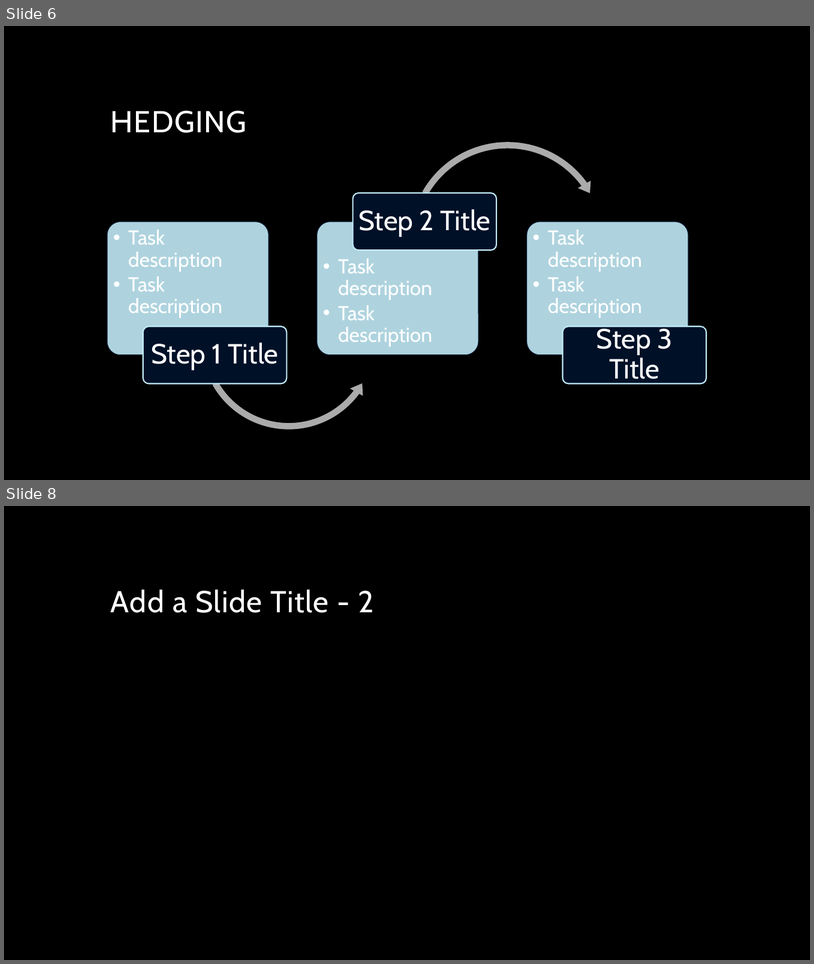
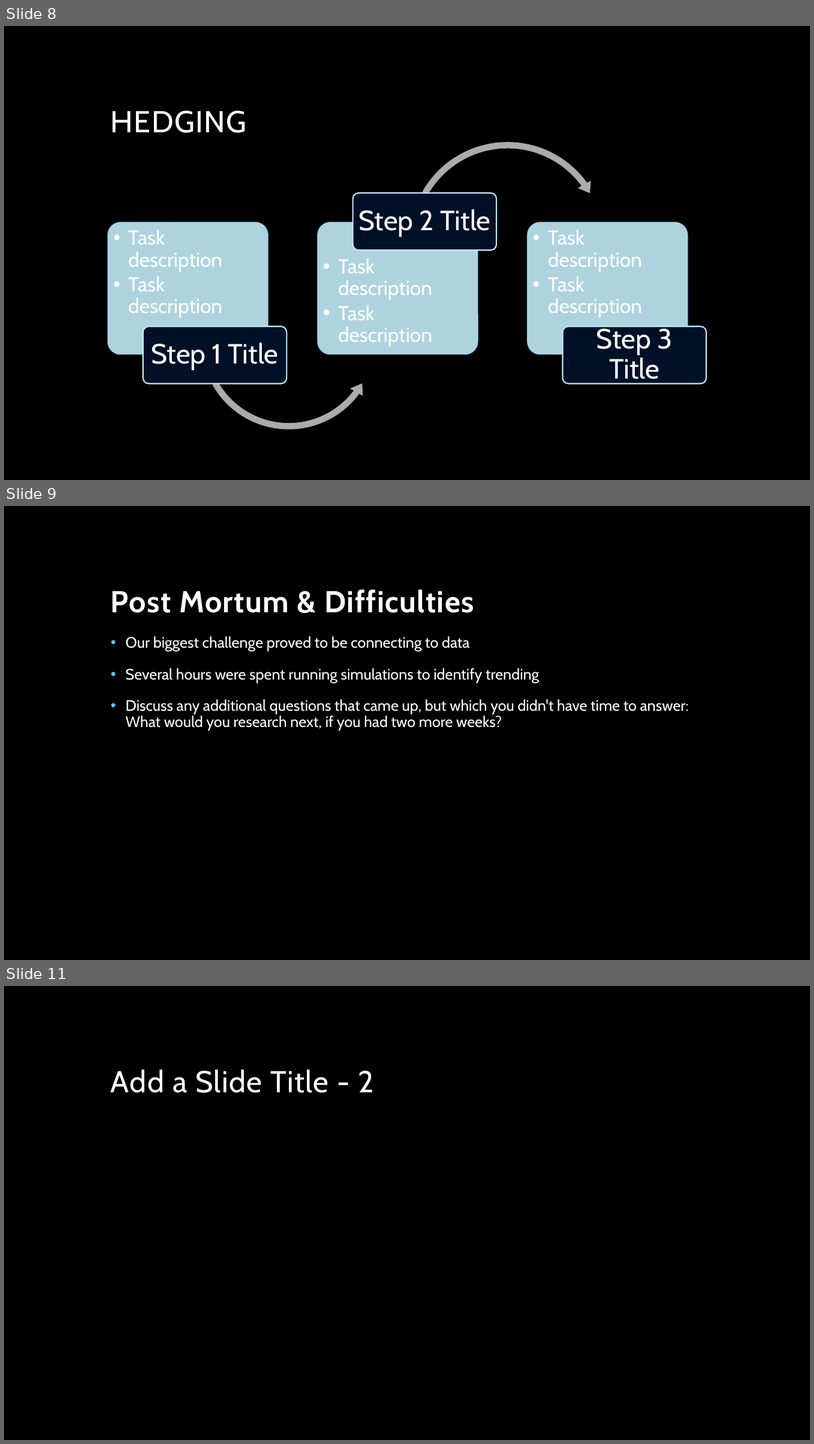
Before and after one commit to ascott4680/Project_01, a slide deck: Scott Slide.pptx. Shown one above the other, each under a label of ours: slides 6 and 8 before the commit, slides 8, 9 and 11 after it; the slides between them are not shown. The pictures are 814x964 and 814x1444 pixels, drawn with LibreOffice and Linux fonts; fonts in the diff are those of the drawing; background and template pictures are left out. Boxes give left, top, right and bottom in pixels: in the first picture for what was removed or moved away, otherwise in the second. Text is boxed around its words. In the diff, an @@ line names an element or a change of style, - is before the commit and + after.

```diff
--- a/Scott Slide.pptx
+++ b/Scott Slide.pptx
@@ slide 9 added at (x1=4, y1=506, x2=810, y2=960), background picture (left out) @@
@@ title added at (x1=111, y1=589, x2=474, y2=613), 36 pt, text #FFFFFF, bold @@
+Post Mortum & Difficulties
@@ text added at (x1=126, y1=636, x2=689, y2=730), 18 pt, text #FFFFFF @@
+• Our biggest challenge proved to be connecting to data
+• Several hours were spent running simulations to identify trending
+• Discuss any additional questions that came up, but which you didn't have time to answer: What would you research next, if you had two more weeks?
@@ what was slide 6 is now slide 8 @@
@@ what was slide 8 is now slide 11 @@
```
Also in this commit, not shown: 3 slides changed, 3 other slides added, 1 slide removed.
